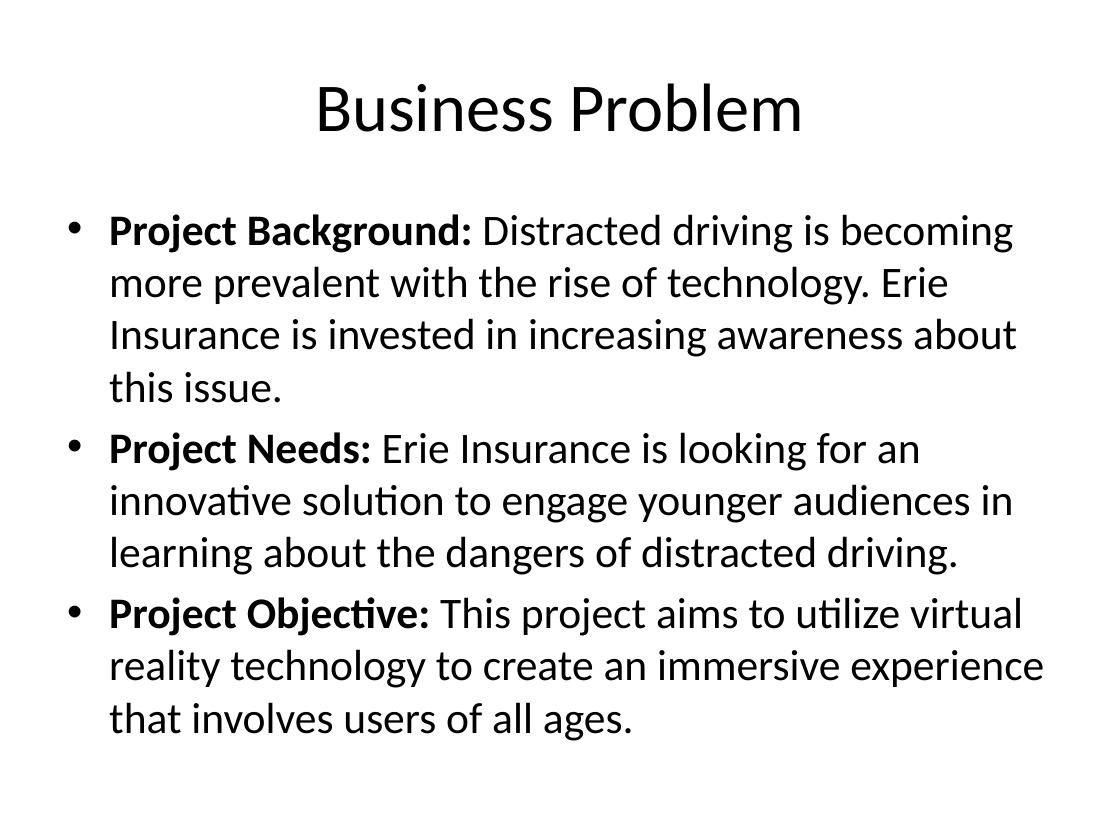
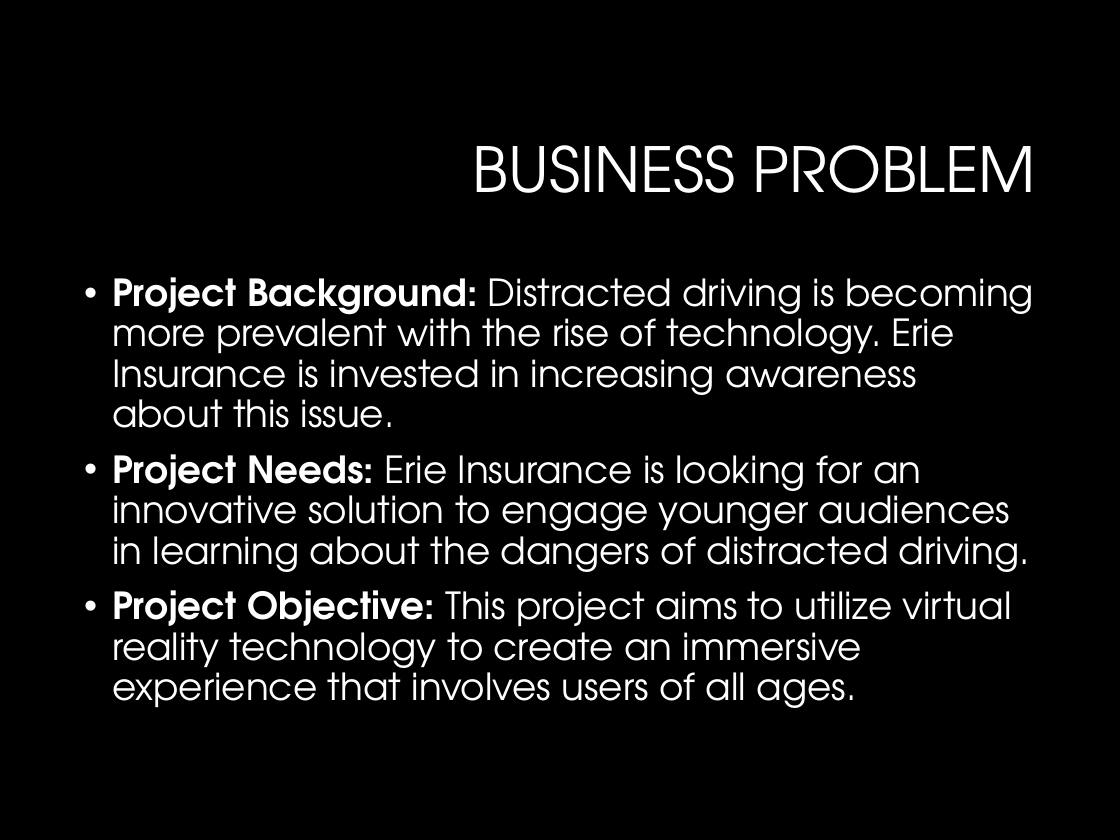
Before and after one commit to NateChristiansen/SeniorProject, a slide deck: slide 3 of Documents/Presentations/Presentation1.pptx. Drawn at 1120x840 pixels with LibreOffice and Linux fonts; fonts in the diff are those of the drawing; background and template pictures are left out. Boxes give left, top, right and bottom in pixels: in the first picture for what was removed or moved away, otherwise in the second. Text is boxed around its words. In the diff, an @@ line names an element or a change of style, - is before the commit and + after.

```diff
--- a/Documents/Presentations/Presentation1.pptx
+++ b/Documents/Presentations/Presentation1.pptx
@@ background #FFFFFF to #000000 @@
@@ title at (x1=473, y1=145, x2=1035, y2=193): text changed; size 44 to 40 pt; font Calibri to TeX Gyre Adventor; text colour #000000 to #FFFFFF @@
-Business Problem
+BUSINESS PROBLEM
@@ text "Project Background: Distracted driving is ..." moved from (x1=109, y1=214, x2=1044, y2=741) to (x1=112, y1=277, x2=1034, y2=708) @@
@@ text "Project Background: Distracted driving is ..." at (x1=112, y1=277, x2=1034, y2=708): size 28 to 24 pt, font Calibri to TeX Gyre Adventor, text colour #000000 to #FFFFFF; indent changed; line spacing 1 to 0.9; more space between paragraphs @@
```
Also in this commit, not shown: 12 other slides changed.
